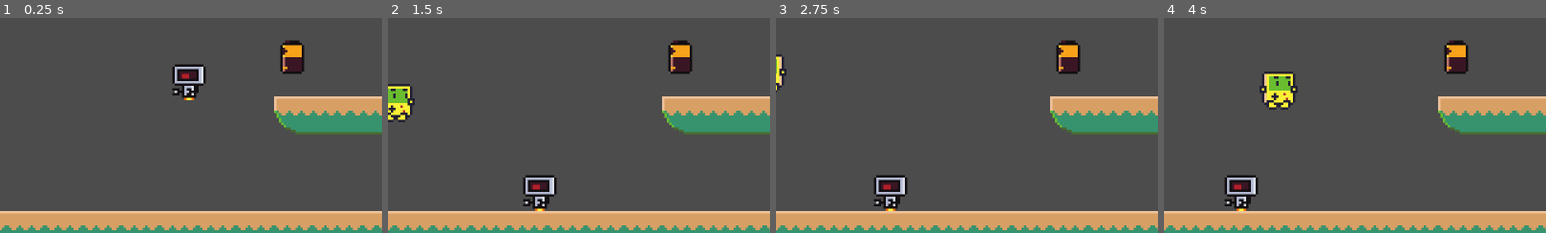
Above: before the commit, frames 1-4 (left to right).
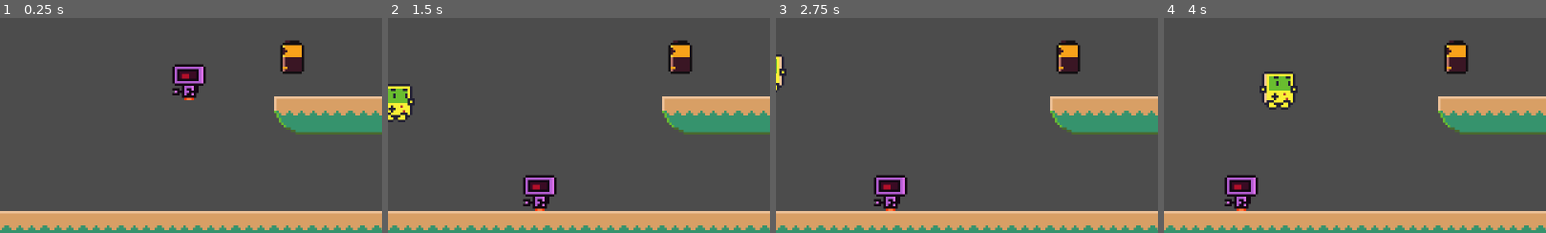
Above: after the commit, the same moments.

Repository: fuzhouch/colin-platformer-project
Game: Godot game, scene res://Level1.tscn
Same seed, same stepped clock (60 frames per second), same inputs: the game is played once before the commit and once after it.
Inputs:
- Up to frame 1 (0.25 s): no input
- Up to frame 2 (1.5 s): hold Right (ui_right) from 0.53 s (still down); tap Up (ui_up) at 0.6, 0.77, 1.07, 1.35 s
- Up to frame 3 (2.75 s): tap Up (ui_up) at 1.52, 1.82, 2.1 s; release Right (ui_right) at 2.03 s; hold Left (ui_left) from 2.03 s (still down)
- Up to frame 4 (4 s): release Left (ui_left) at 2.78 s; hold Right (ui_right) from 2.78 s (still down); tap Up (ui_up) at 2.85, 3.02, 3.32, 3.6, 3.77 s
The pictures show only the part of the screen within x 29-79%, y 35-85%; the shares and areas given below are measured in that part.

The runs differ from the first frame. In frame 1, 0.4% of the frame differs, in the area x 45-54%, y 22-39%; in frame 2, 0.4%; in frame 3, 0.4%; in frame 4, 0.4%.

Commit message:
[NEW] My session: Support touch screen joystick on demand.
Make use of Touch-screen button node and CanvasLayer to show a on-screen
joystick.

Diff:
--- a/Level1.tscn
+++ b/Level1.tscn
@@ -1,9 +1,10 @@
-[gd_scene load_steps=9 format=2]
+[gd_scene load_steps=10 format=2]
 
 [ext_resource path="res://world.tres" type="TileSet" id=1]
 [ext_resource path="res://Steve.tscn" type="PackedScene" id=2]
 [ext_resource path="res://Battery.tscn" type="PackedScene" id=3]
 [ext_resource path="res://Enemy.tscn" type="PackedScene" id=4]
+[ext_resource path="res://TouchscreenJoypad.tscn" type="PackedScene" id=5]
 
 [sub_resource type="RectangleShape2D" id=1]
 extents = Vector2( 96, 32.2697 )
@@ -93,6 +94,7 @@
 __meta__ = {
 "_edit_group_": true
 }
+detect_cliffs = false
 
 [node name="Enemy2" parent="Enemies" instance=ExtResource( 4 )]
 position = Vector2( 2464, 319 )
@@ -100,12 +102,11 @@
 "_edit_group_": true
 }
 
-[node name="Enemy3Fallable" parent="Enemies" instance=ExtResource( 4 )]
+[node name="Enemy3" parent="Enemies" instance=ExtResource( 4 )]
 position = Vector2( 2016, 479 )
 __meta__ = {
 "_edit_group_": true
 }
-detect_cliffs = false
 
 [node name="Steve" parent="." instance=ExtResource( 2 )]
 position = Vector2( 216, 314 )
@@ -119,6 +120,18 @@
 limit_bottom = 768
 editor_draw_limits = true
 editor_draw_drag_margin = true
+__meta__ = {
+"_edit_group_": true
+}
+
+[node name="HeadsUpDisplay" type="CanvasLayer" parent="."]
+
+[node name="TouchscreenJoypad" parent="HeadsUpDisplay" instance=ExtResource( 5 )]
+position = Vector2( 96, -64 )
+__meta__ = {
+"_edit_group_": true
+}
+always_on_screen = false
 
 [connection signal="body_entered" from="GameOverDetectArea2D" to="Steve" method="_on_GameOverDetectArea2D_body_entered"]
 [connection signal="body_entered" from="GameWinDetectArea2D" to="Steve" method="_on_GameWinDetectArea2D_body_entered"]
--- /dev/null
+++ b/TouchscreenJoypad.gd
@@ -0,0 +1,23 @@
+extends Node2D
+
+export var always_on_screen = false
+
+# Called when the node enters the scene tree for the first time.
+func _ready():
+	if always_on_screen:
+		$TouchScreenUp.visibility_mode = TouchScreenButton.VISIBILITY_ALWAYS
+		$TouchScreenDown.visibility_mode = TouchScreenButton.VISIBILITY_ALWAYS
+		$TouchScreenLeft.visibility_mode = TouchScreenButton.VISIBILITY_ALWAYS
+		$TouchScreenRight.visibility_mode = TouchScreenButton.VISIBILITY_ALWAYS
+		$TouchScreenJump.visibility_mode = TouchScreenButton.VISIBILITY_ALWAYS
+	else:
+		$TouchScreenUp.visibility_mode = TouchScreenButton.VISIBILITY_TOUCHSCREEN_ONLY
+		$TouchScreenDown.visibility_mode = TouchScreenButton.VISIBILITY_TOUCHSCREEN_ONLY
+		$TouchScreenLeft.visibility_mode = TouchScreenButton.VISIBILITY_TOUCHSCREEN_ONLY
+		$TouchScreenRight.visibility_mode = TouchScreenButton.VISIBILITY_TOUCHSCREEN_ONLY
+		$TouchScreenJump.visibility_mode = TouchScreenButton.VISIBILITY_TOUCHSCREEN_ONLY
+
+
+# Called every frame. 'delta' is the elapsed time since the previous frame.
+#func _process(delta):
+#	pass
--- /dev/null
+++ b/TouchscreenJoypad.tscn
@@ -0,0 +1,110 @@
+[gd_scene load_steps=18 format=2]
+
+[ext_resource path="res://assets/joystick-0001.png" type="Texture" id=1]
+[ext_resource path="res://TouchscreenJoypad.gd" type="Script" id=2]
+
+[sub_resource type="AtlasTexture" id=1]
+flags = 4
+atlas = ExtResource( 1 )
+region = Rect2( 0, 0, 64, 64 )
+
+[sub_resource type="AtlasTexture" id=11]
+flags = 4
+atlas = ExtResource( 1 )
+region = Rect2( 256, 0, 64, 64 )
+
+[sub_resource type="RectangleShape2D" id=6]
+
+[sub_resource type="AtlasTexture" id=2]
+flags = 4
+atlas = ExtResource( 1 )
+region = Rect2( 64, 0, 64, 64 )
+
+[sub_resource type="AtlasTexture" id=12]
+flags = 4
+atlas = ExtResource( 1 )
+region = Rect2( 320, 0, 64, 64 )
+
+[sub_resource type="RectangleShape2D" id=7]
+
+[sub_resource type="AtlasTexture" id=3]
+flags = 4
+atlas = ExtResource( 1 )
+region = Rect2( 128, 0, 64, 64 )
+
+[sub_resource type="AtlasTexture" id=13]
+flags = 4
+atlas = ExtResource( 1 )
+region = Rect2( 384, 0, 64, 64 )
+
+[sub_resource type="RectangleShape2D" id=8]
+
+[sub_resource type="AtlasTexture" id=4]
+flags = 4
+atlas = ExtResource( 1 )
+region = Rect2( 192, 0, 64, 64 )
+
+[sub_resource type="AtlasTexture" id=14]
+flags = 4
+atlas = ExtResource( 1 )
+region = Rect2( 448, 0, 64, 64 )
+
+[sub_resource type="RectangleShape2D" id=9]
+
+[sub_resource type="AtlasTexture" id=5]
+flags = 4
+atlas = ExtResource( 1 )
+region = Rect2( 0, 64, 64, 64 )
+
+[sub_resource type="AtlasTexture" id=15]
+flags = 4
+atlas = ExtResource( 1 )
+region = Rect2( 64, 64, 64, 64 )
+
+[sub_resource type="RectangleShape2D" id=10]
+
+[node name="TouchscreenJoypad" type="Node2D"]
+modulate = Color( 1, 1, 1, 0.25098 )
+position = Vector2( 64, -64 )
+script = ExtResource( 2 )
+always_on_screen = true
+
+[node name="TouchScreenUp" type="TouchScreenButton" parent="."]
+position = Vector2( 158, 316 )
+scale = Vector2( 2.5, 2.5 )
+normal = SubResource( 1 )
+pressed = SubResource( 11 )
+shape = SubResource( 6 )
+action = "ui_up"
+
+[node name="TouchScreenDown" type="TouchScreenButton" parent="."]
+position = Vector2( 160, 640 )
+scale = Vector2( 2.5, 2.5 )
+normal = SubResource( 2 )
+pressed = SubResource( 12 )
+shape = SubResource( 7 )
+action = "ui_down"
+
+[node name="TouchScreenLeft" type="TouchScreenButton" parent="."]
+position = Vector2( -5, 480 )
+scale = Vector2( 2.5, 2.5 )
+normal = SubResource( 3 )
+pressed = SubResource( 13 )
+shape = SubResource( 8 )
+action = "ui_left"
+
+[node name="TouchScreenRight" type="TouchScreenButton" parent="."]
+position = Vector2( 330, 480 )
+scale = Vector2( 2.5, 2.5 )
+normal = SubResource( 4 )
+pressed = SubResource( 14 )
+shape = SubResource( 9 )
+action = "ui_right"
+
+[node name="TouchScreenJump" type="TouchScreenButton" parent="."]
+position = Vector2( 992, 480 )
+scale = Vector2( 2.5, 2.5 )
+normal = SubResource( 5 )
+pressed = SubResource( 15 )
+shape = SubResource( 10 )
+action = "ui_up"
--- a/project.godot
+++ b/project.godot
@@ -25,6 +25,7 @@
 [global]
 
 Phy=false
+simulate=false
 
 [gui]
 
Binary file added: assets/joystick-0001.png
Not shown, added: assets/joystick-0001.png.import
Not shown, changed: export_presets.cfg
